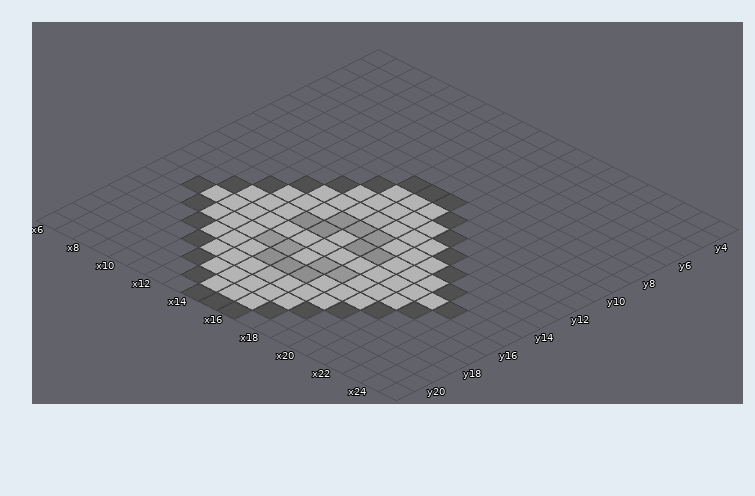
Tiled map -- feng-zhi/assets/maps/main_hall/maps/main_hall_night.tmx. That is the earlier state.
Cells are 64x32 px. Isometric: x runs down to the right, y down to the left. Shown: x 6..25, y 3..21. The old version is drawn lined up with the new one.
And afterwards:
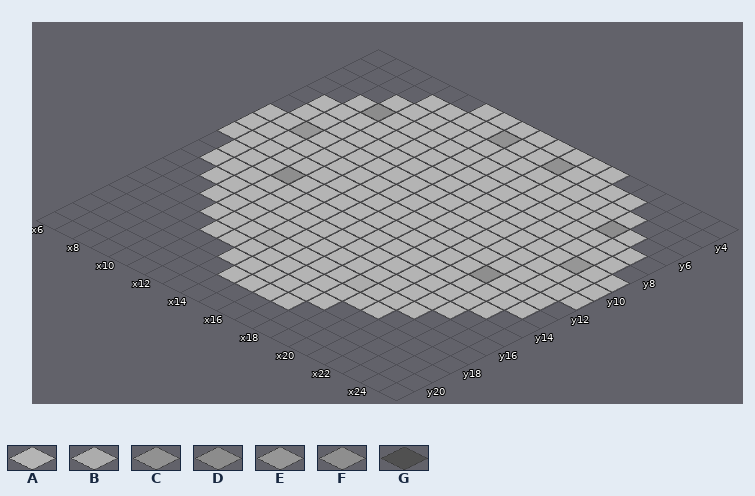
Key: from "main_hall_ground_tiles": A 0, B 5, C 6, D 7, E 9, F 10, G 12.
_ is an empty cell.
Tiles replaced or removed in this view: A, B, C, D, E, F, G.
Changes in this commit:
Changed rows in their new state; . is an unchanged cell.
map size 16x16 -> 32x28 cells (old content now starts at 8,8; both pictures use the new coordinates)
Layer "Ground":
first column x 6:
 3 ......AAAAAAAA......
 4 ....AAAAAAAAAAAA....
 5 ...AAAAAAAAAAAAAA...
 6 ..AAAAAAAAAAAAAAAA..
 7 .AAAAAAAAAAAAAAAAAA.
 8 .AAAAAAAAAAAAAAAAAA.
 9 AAAAAAAAAAAAAAAAAAAA
10 AAAAAAAA...AAAAAAAAA
11 AAAAAAA.....AAAAAAAA
12 .AAAAA.......AAAAAA.
13 .AAAA.........AAAAA.
14 ..AA...........AAA..
15 ................A...
16 ...............A....
17 ..............A.....
18 ......_.............
19 ......._............
20 ........___.........
Layer "Terrain":
first column x 8:
 4 ......C..C......
 6 .D............D.
 9 E..............E
12 ..F...._.....F..
13 ......___.......
14 .....__.__......
16 .....B_.__B.....
17 ......___.......
18 ......._........
Layer "Overlay":
first column x 8:
 9 ......___......
10 ....._..._.....
11 ...._....._....
12 ..._......._...
13 .._........._..
14 ._..........._.
15 _............._
16 ._..........._.
17 .._........._..
18 ..._......._...
19 ...._....._....
20 ....._..._.....
21 ......___......
Where, in picture pixels (left, top, right, bottom), the same in both pictures:
changed: (180, 94, 648, 319)
